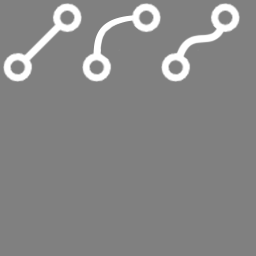
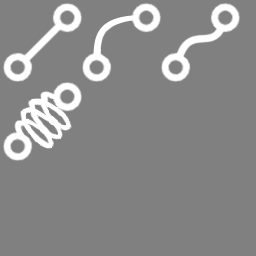
The second w=256, h=256 image is a revision of the first. Changes to its layers:
added layer "弹簧工艺" above "形状 1" over [14, 91, 72, 149]
added layer "直线 拷贝 3" above "直线 拷贝 2" over [3, 82, 82, 161]
